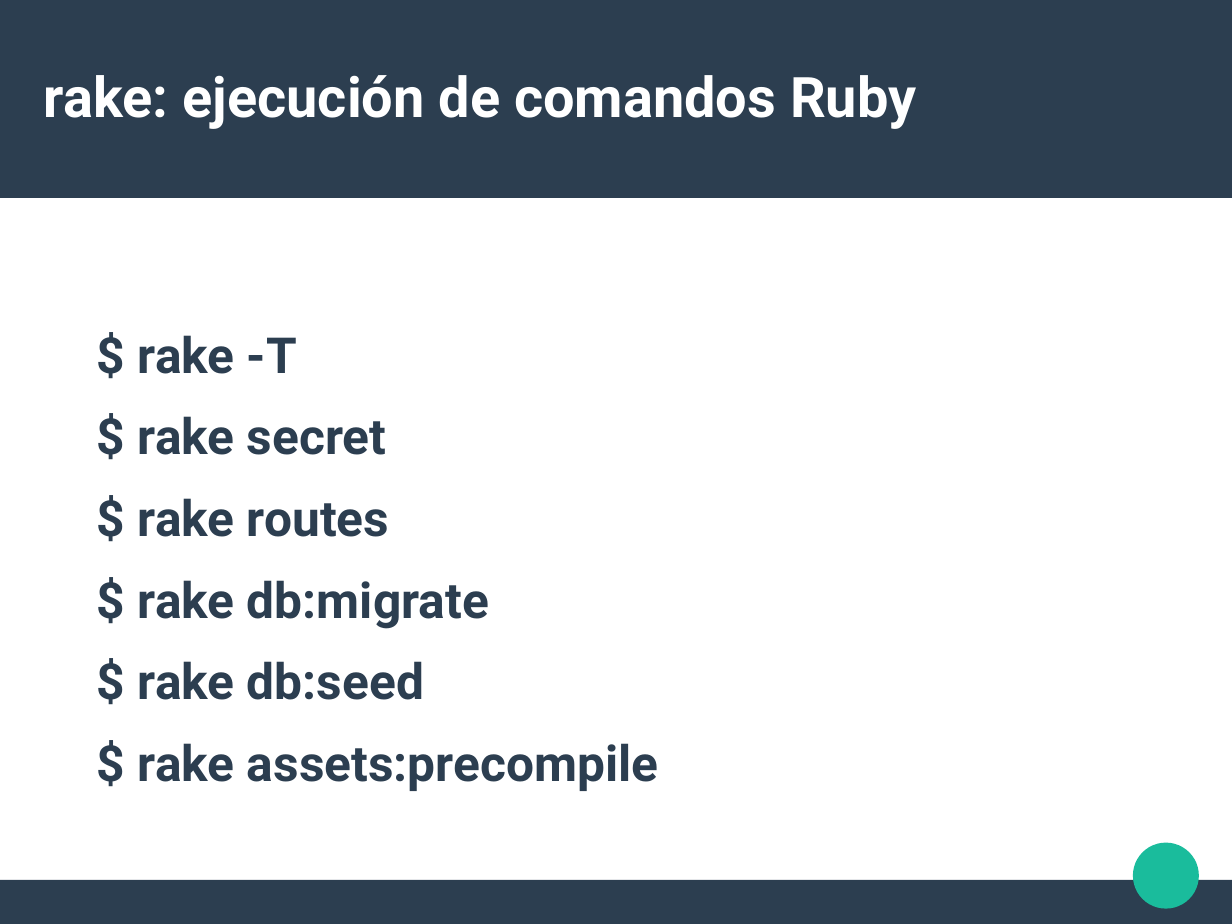
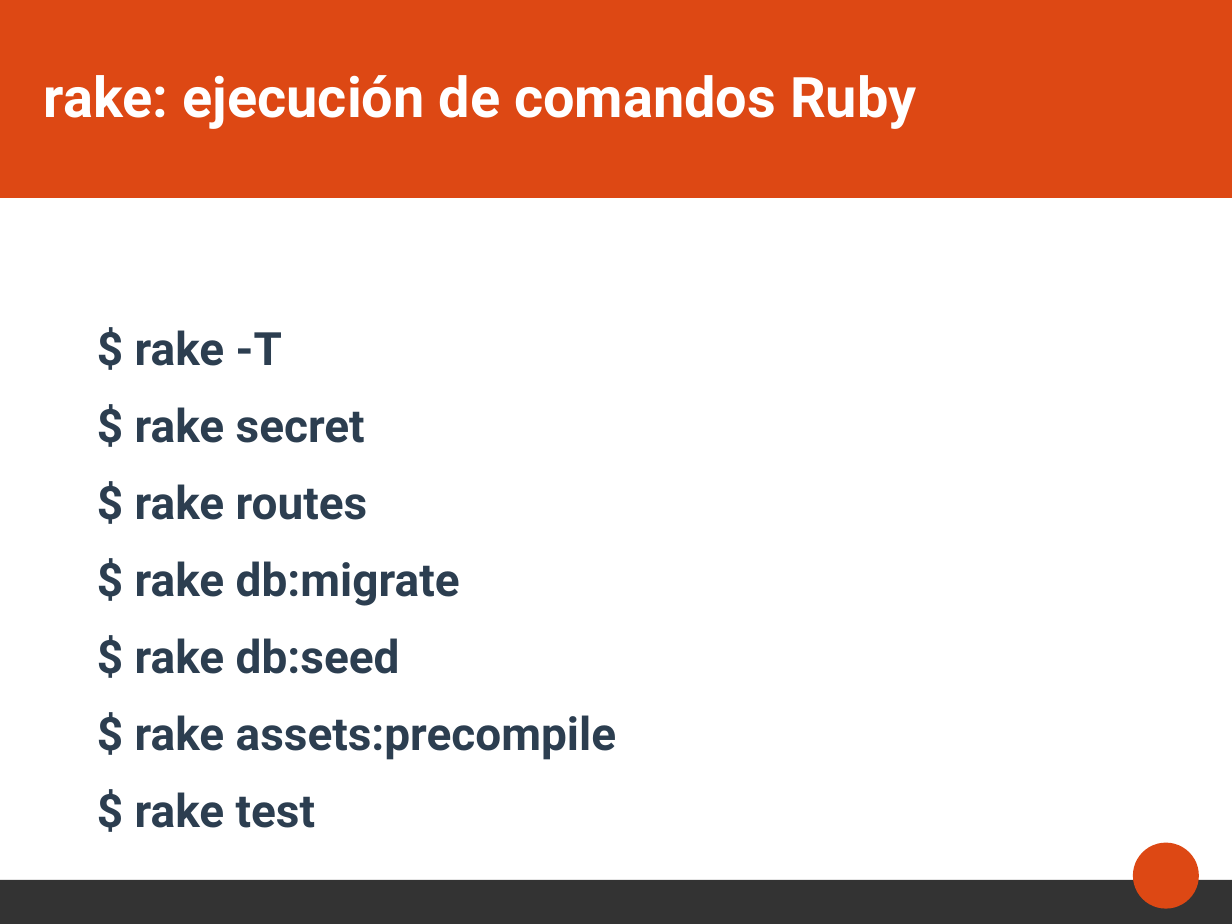
Before and after one commit to alabs/carchi_deploy, a slide deck: slide 19 of 9.Presentacion/presentacion.odp (slide 17 before the commit). Drawn at 1232x924 pixels with LibreOffice and Linux fonts; fonts in the diff are those of the drawing. Boxes give left, top, right and bottom in pixels: in the first picture for what was removed or moved away, otherwise in the second. Text is boxed around its words. In the diff, an @@ line names an element or a change of style, - is before the commit and + after.

```diff
--- a/9.Presentacion/presentacion.odp
+++ b/9.Presentacion/presentacion.odp
@@ rectangle at [0, 0, 1232, 198]: fill #2C3E50 to #DD4814 @@
@@ text at [135, 330, 616, 760]: size 32 to 29.6 pt in "$ rake -T", "$ rake secret", "$ rake routes", "$ rake db:migrate" and 2 more places @@
@@ text at [135, 792, 315, 828]: paragraph added @@
+$ rake test
@@ ellipse at [1134, 843, 1200, 909]: fill #1ABC9C to #DD4814 @@
@@ rectangle at [0, 880, 1232, 923]: fill #2C3E50 to #333333 @@
```
Also in this commit, not shown: 33 other slides changed, 2 slides added, 2 slides removed, 10 other files.
